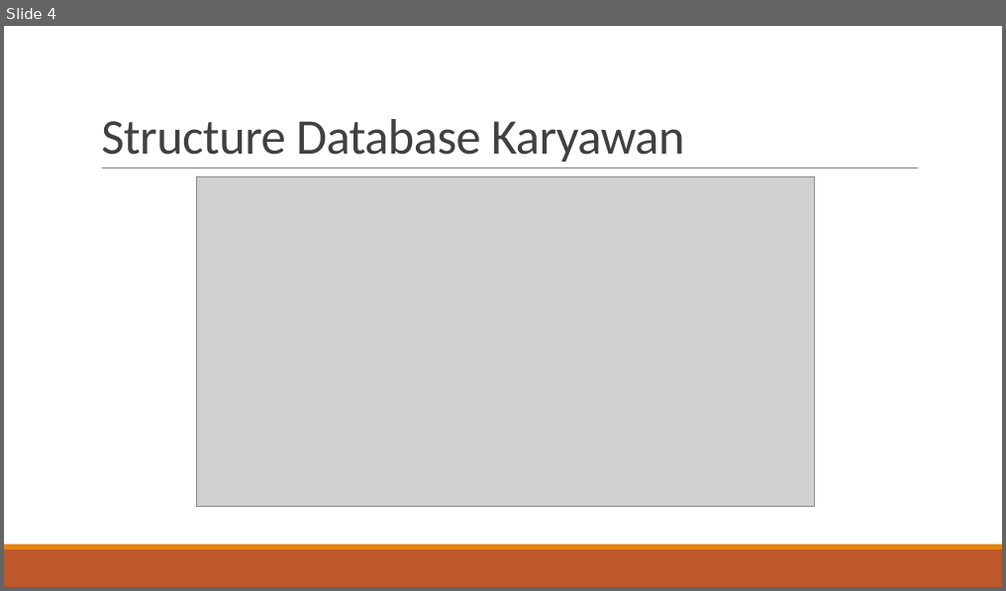
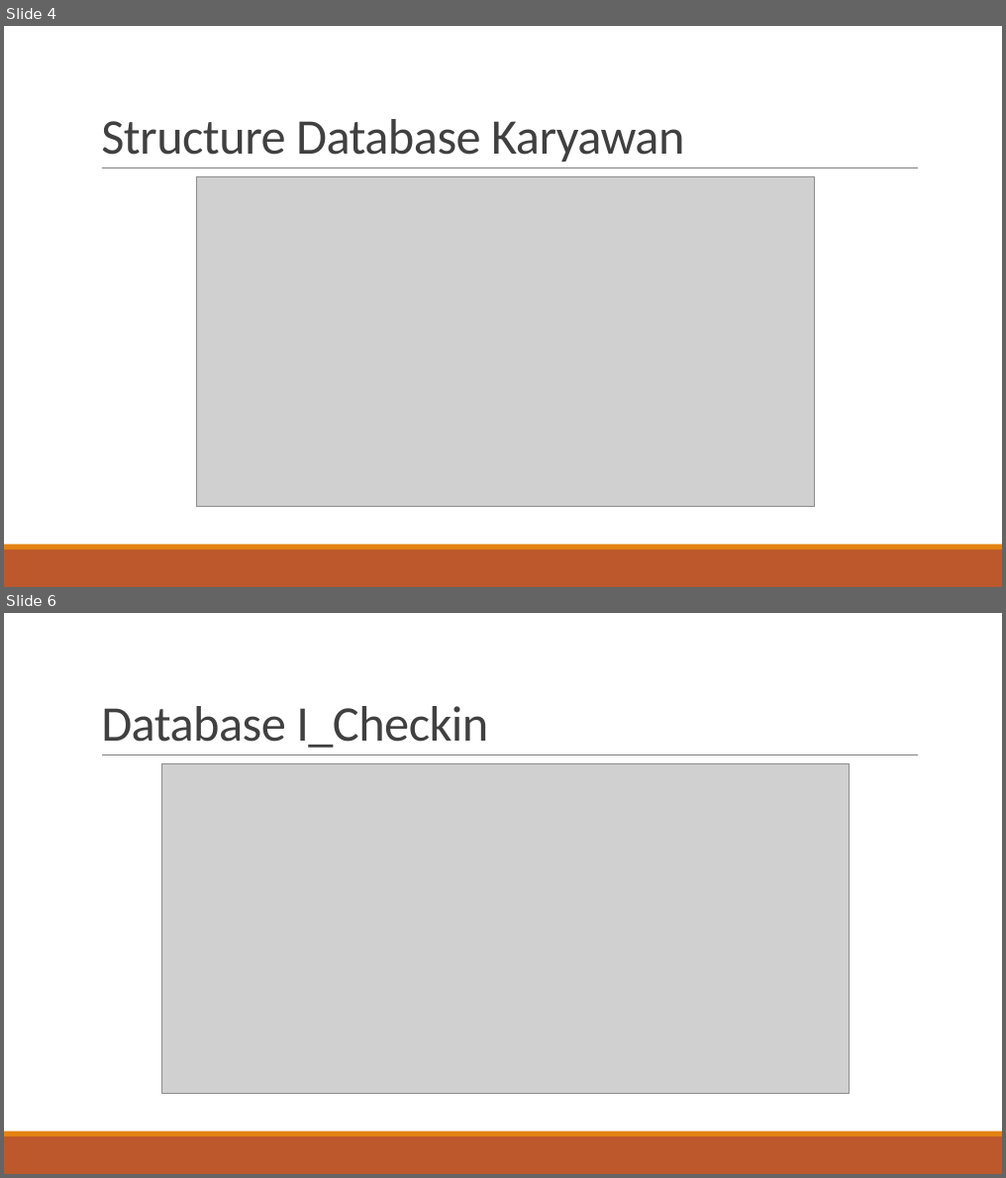
Before and after one commit to Rahayu2152/I_Checkin_Project, a slide deck: I_Checkin.pptx. Shown one above the other, each under a label of ours: slide 4 before the commit, slides 4 and 6 after it; the slides between them are not shown. The pictures are 1006x591 and 1006x1178 pixels, drawn with LibreOffice and Linux fonts; fonts in the diff are those of the drawing; grey boxes stand for pictures. Boxes give left, top, right and bottom in pixels: in the first picture for what was removed or moved away, otherwise in the second. Text is boxed around its words. In the diff, an @@ line names an element or a change of style, - is before the commit and + after.

```diff
--- a/I_Checkin.pptx
+++ b/I_Checkin.pptx
@@ slide 6 added at (4, 613, 1002, 1174), background #FFFFFF; not listed: 3 template elements that a slide beside it also shows @@
@@ title added at (101, 706, 488, 748), 48 pt, text #404040 @@
+Database I_Checkin
@@ picture added at (161, 764, 849, 1093) @@
```
Also in this commit, not shown: 2 slides changed, 2 other slides added.
